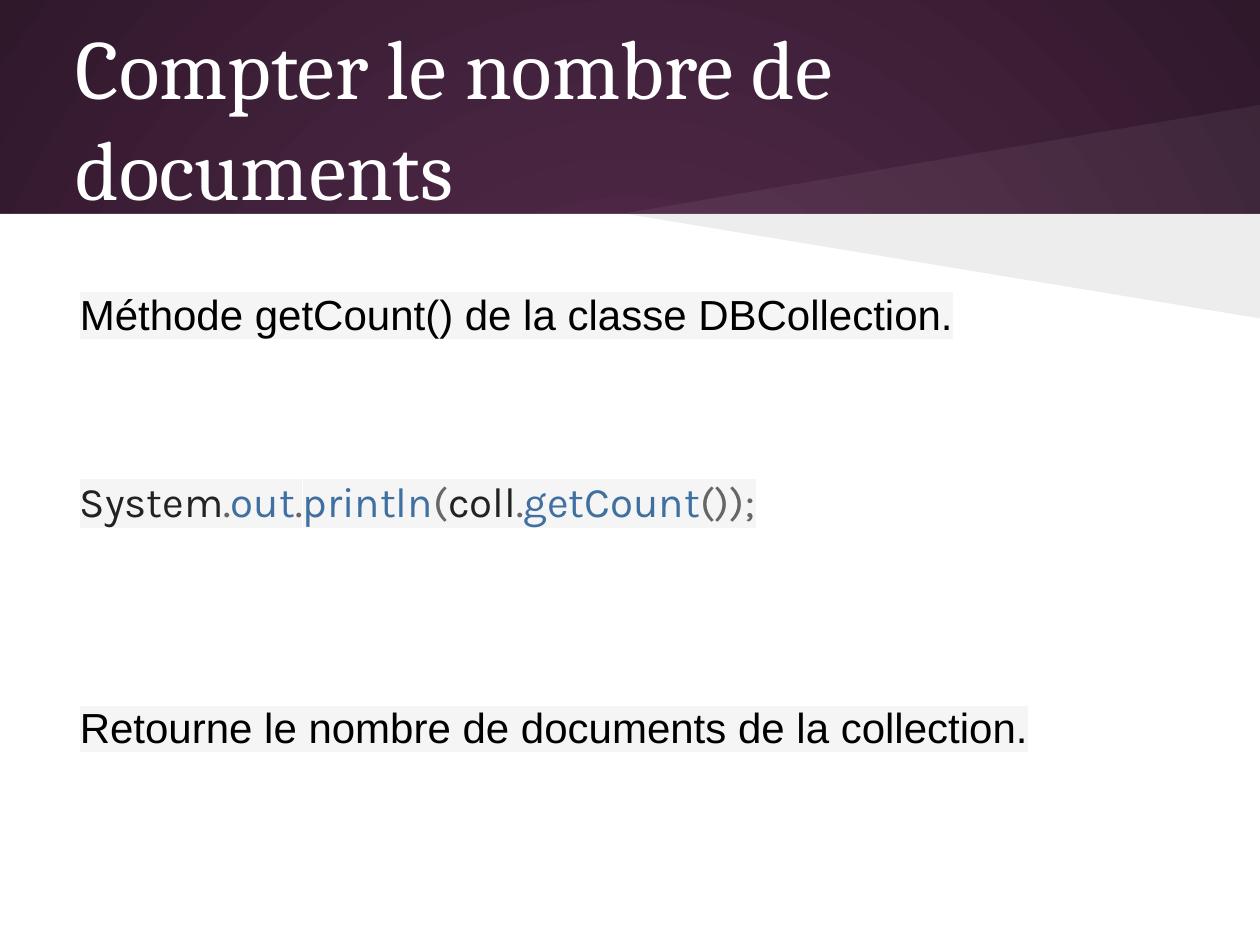
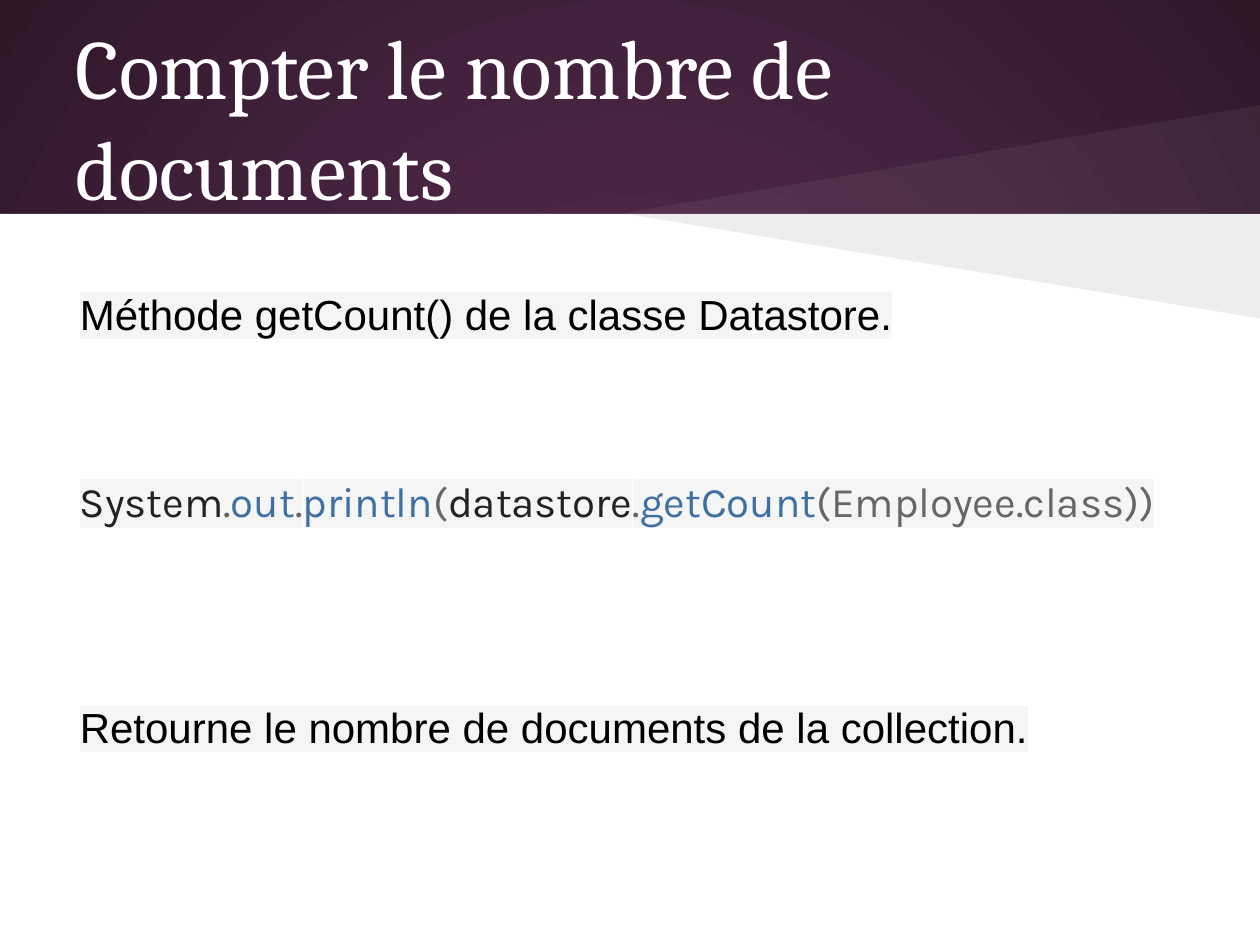
Before and after one commit to olivier-pitton/dant, a slide deck: slide 20 of mongodb/Cours_NoSQL.pptx. Drawn at 1260x945 pixels with LibreOffice and Linux fonts; fonts in the diff are those of the drawing. Boxes give left, top, right and bottom in pixels: in the first picture for what was removed or moved away, otherwise in the second. Text is boxed around its words. In the diff, an @@ line names an element or a change of style, - is before the commit and + after.

```diff
--- a/mongodb/Cours_NoSQL.pptx
+++ b/mongodb/Cours_NoSQL.pptx
@@ text at bbox=[80, 299, 1154, 528]: text changed; font Arial to Karla @@
-Méthode getCount() de la classe DBCollection.
-System.out.println(coll.getCount());
+Méthode getCount() de la classe Datastore.
+System.out.println(datastore.getCount(Employee.class))
```
Also in this commit, not shown: 10 other slides changed, 5 slides added, 12 slides removed, 5 other files.
